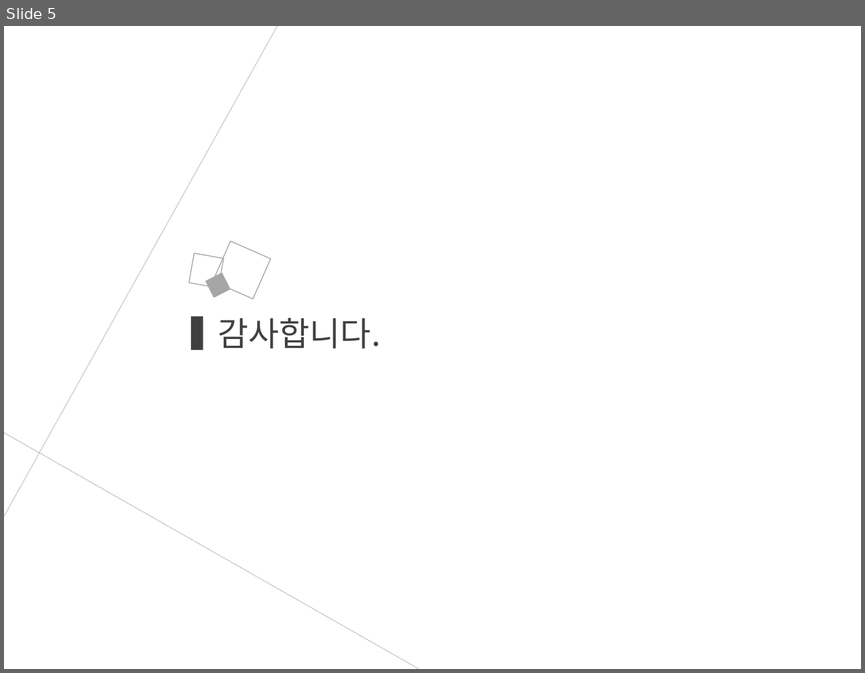
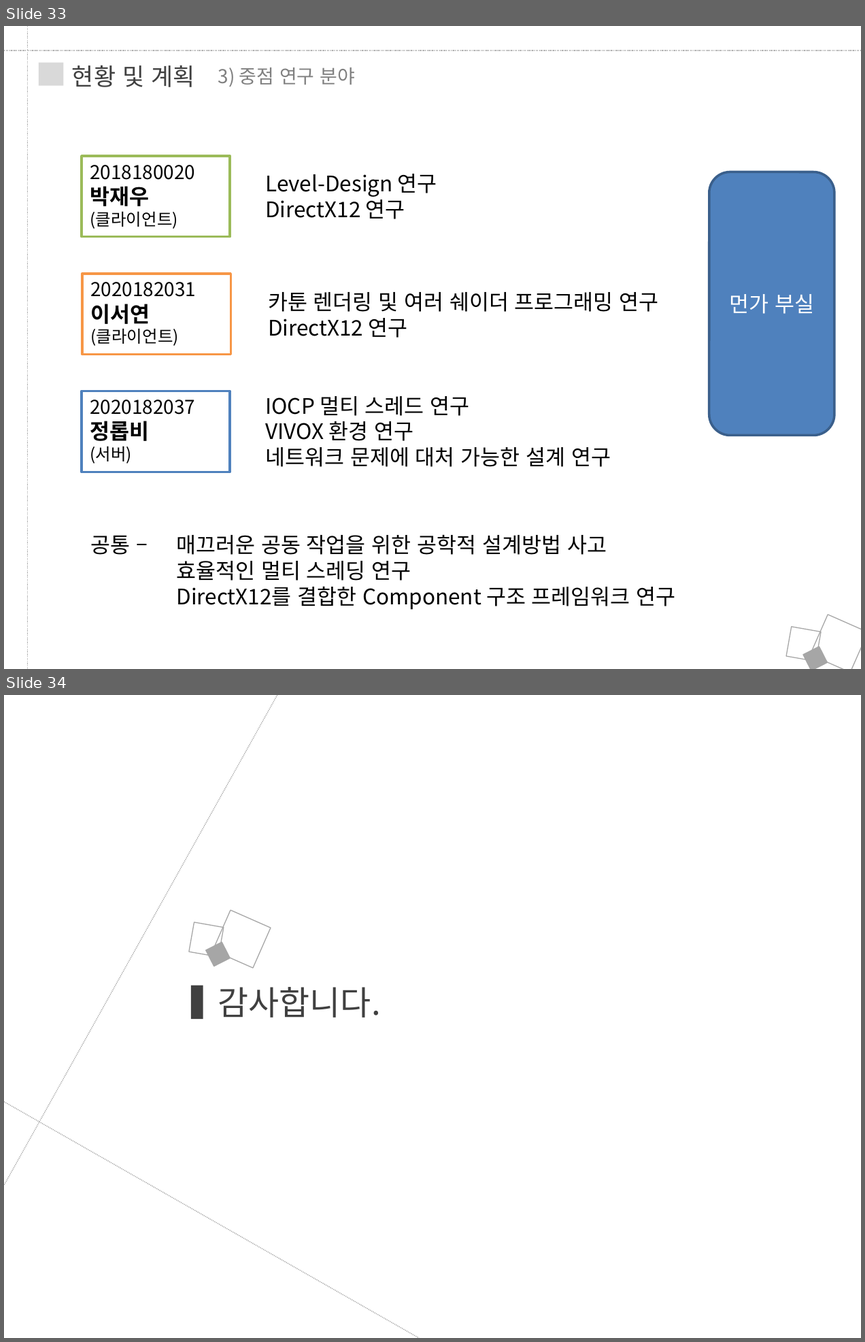
Before and after one commit to JungRobbi/ZolZak, a slide deck: Document/ppt.pptx. Shown one above the other, each under a label of ours: slide 5 before the commit, slides 33 and 34 after it. The pictures are 865x673 and 865x1342 pixels, drawn with LibreOffice and Linux fonts; fonts in the diff are those of the drawing. Boxes give left, top, right and bottom in pixels: in the first picture for what was removed or moved away, otherwise in the second. Text is boxed around its words. In the diff, an @@ line names an element or a change of style, - is before the commit and + after.

```diff
--- a/Document/ppt.pptx
+++ b/Document/ppt.pptx
@@ slide 33 added at [4,26,861,669], background #FFFFFF @@
@@ line added from (28, 26) to (28, 669), #A6A6A6 0.75 pt dashed @@
@@ line added from (4, 51) to (861, 51), #A6A6A6 0.75 pt dashed @@
@@ rectangle added at [39,63,64,86], fill #D9D9D9 @@
@@ text added at [72,65,194,87], 20 pt, text #404040 @@
+현황 및 계획
@@ text added at [218,67,354,87], 16 pt, text #808080 @@
+3) 중점 연구 분야
@@ rectangle added at [82,157,230,237], fill #FFFFFF, outline #9BBB59 2 pt, 16 pt, text #000000 @@
+2018180020
+박재우
+(클라이언트)
@@ text added at [265,174,437,219], 18 pt, text #000000 @@
+Level-Design 연구
+DirectX12 연구
@@ rounded rectangle added at [709,172,834,435], fill #4F81BD, outline #3A5F8C 2 pt, 18 pt, text #FFFFFF @@
+먼가 부실
@@ rectangle added at [82,274,230,354], fill #FFFFFF, outline #F79646 2 pt, 16 pt, text #000000 @@
+2020182031
+이서연
+(클라이언트)
@@ text added at [268,292,659,337], 18 pt, text #000000 @@
+카툰 렌더링 및 여러 쉐이더 프로그래밍 연구
+DirectX12 연구
@@ rectangle added at [82,391,230,471], fill #FFFFFF, outline #4F81BD 2 pt, 16 pt, text #000000 @@
+2020182037
+정롭비
+(서버)
@@ text added at [265,396,611,467], 18 pt, text #000000 @@
+IOCP 멀티 스레드 연구
+VIVOX 환경 연구
+네트워크 문제에 대처 가능한 설계 연구
@@ text added at [90,534,676,609], 18 pt, text #000000 @@
+공통 – 매끄러운 공동 작업을 위한 공학적 설계방법 사고
+효율적인 멀티 스레딩 연구
+DirectX12를 결합한 Component 구조 프레임워크 연구
@@ rectangle added at [810,614,861,669], outline #A6A6A6 0.75 pt @@
@@ rectangle added at [787,626,821,660], outline #A6A6A6 0.75 pt @@
@@ rectangle added at [803,645,827,669], fill #A6A6A6, outline #A6A6A6 0.75 pt @@
@@ what was slide 5 is now slide 34 @@
```
Also in this commit, not shown: 3 slides changed, 29 other slides added, 1 slide removed, 1 other file.
